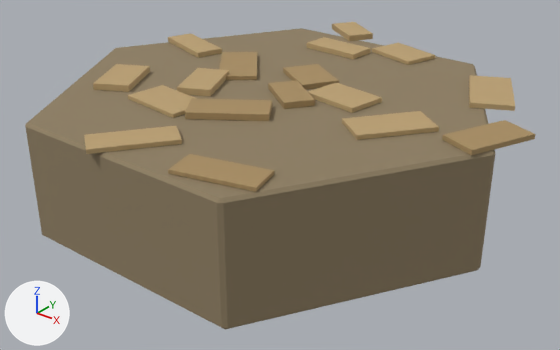
A saved change to the glTF model game/assets/modelos/lobby/tijolo-hex-c.glb.
Rendered twice from a camera (50 mm lens) standing at (1.95, -2.38, 1.09) and looking at (0.04, 0.01, -0.39). Every picture has the same lights, and +X, +Y and +Z are marked at lower left. The older version comes first. Vertices at exactly the same position are counted once.

The older version as bpy lines, for what is in view:
```python
me_tijolohexc = bpy.data.meshes.new('TijoloHexC')
me_tijolohexc.from_pydata(...)  # 172 vertices, 272 faces; spans x -0.99..1.06, y -0.9..1.04, z -0.5..0.02
# faces by material slot: [68, 72, 132]
me_tijolohexc.materials.append(mat_argamassa)  # brown #8f7f63
me_tijolohexc.materials.append(mat_tijolo_b)  # brown #a98e62
me_tijolohexc.materials.append(mat_tijolo_a)  # brown #bca173
ob_tijolohexc = bpy.data.objects.new('TijoloHexC', me_tijolohexc)
ob_tijolohexc.location = (0.0, 0.0, 0.0)
```
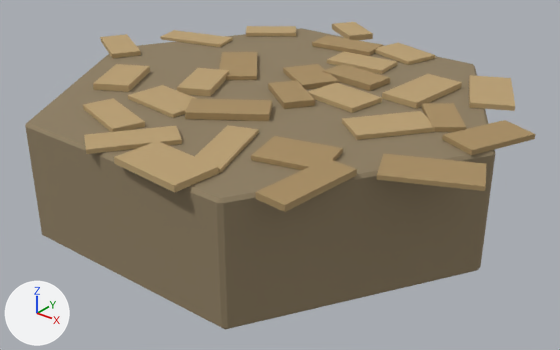
Where the change shows, as pixel boxes [x1, y1, x2, y2] in the pictures (560 x 350 px; the box of a moved part takes in the faces that stretch with it):
part 1 of me_tijolohexc, moved or reshaped: before [307, 37, 371, 59]; after [312, 35, 383, 56]
part 2 of me_tijolohexc, added (brown): after [323, 64, 390, 91]
part 3 of me_tijolohexc, added (brown): after [422, 103, 466, 132]
part 4 of me_tijolohexc, added (brown): after [377, 154, 486, 191]
part 5 of me_tijolohexc, added (brown): after [251, 136, 343, 170]
part 6 of me_tijolohexc, moved or reshaped: before [168, 33, 222, 58]; after [255, 158, 357, 212]
part 7 of me_tijolohexc, moved or reshaped: before [168, 154, 274, 192]; after [83, 98, 145, 132]
part 8 of me_tijolohexc, added (brown): after [114, 141, 219, 192]
part 9 of me_tijolohexc, added (brown): after [382, 74, 462, 109]
part 10 of me_tijolohexc, added (brown): after [100, 34, 141, 58]
part 11 of me_tijolohexc, added (brown): after [246, 26, 296, 36]
part 12 of me_tijolohexc, added (brown): after [327, 51, 398, 74]
part 13 of me_tijolohexc, added (brown): after [160, 30, 233, 47]
part 14 of me_tijolohexc, added (brown): after [195, 125, 259, 173]

What changed in the scene script:
```text
Change me_tijolohexc:
    remove me_tijolohexc.from_pydata(...)  # 172 vertices, 272 faces; spans x -0.99..1.06, y -0.9..1.04, z -0.5..0.02
    add me_tijolohexc.from_pydata(...)  # 260 vertices, 404 faces; spans x -1.13..1.1, y -0.92..1.04, z -0.5..0.02
    me_tijolohexc part 1: the loose piece of 8 vertices spanning x -0.26..0.04, y 0.56..0.71, z -0.01..0.02 is turned 10.4 degrees about the z axis through its middle and scaled by 1.08, then moved by (0.01, 0.07, 0.0), in mat_tijolo_b (brown #a98e62)
    me_tijolohexc part 2: the loose piece of 8 vertices spanning x 0.16..0.44, y -0.01..0.2, z -0.01..0.01 is copied, and the copy is scaled about its middle by (1.05, 0.791, 1.35), then moved by (-0.1, 0.23, 0.0), in mat_tijolo_b (brown #a98e62); it spans x 0.06..0.34, y 0.24..0.41, z -0.01..0.02
    me_tijolohexc part 3: the loose piece of 8 vertices spanning x 0.44..0.76, y -0.22..0.13, z -0.01..0.01 is copied, and the copy is turned 75 degrees about the z axis through its middle and scaled by 0.765, then moved by (0.12, 0.19, 0.0), in mat_tijolo_b (brown #a98e62); it spans x 0.59..0.84, y 0.01..0.28, z -0.01..0.01
    me_tijolohexc part 4: the loose piece of 8 vertices spanning x 0.81..1.06, y -0.09..0.24, z -0.01..0.01 is copied, and the copy is turned -42.7 degrees about the z axis through its middle and scaled by 1.14, then moved by (-0.02, -0.38, 0.0); it spans x 0.73..1.1, y -0.45..-0.15, z -0.01..0.01
    me_tijolohexc part 5: the loose piece of 8 vertices spanning x 0.16..0.44, y -0.01..0.2, z -0.01..0.01 is copied, and the copy is turned 22.6 degrees about the z axis through its middle and scaled by 1.04, then moved by (0.19, -0.56, 0.0), in mat_tijolo_b (brown #a98e62); it spans x 0.34..0.64, y -0.59..-0.35, z -0.01..0.01
    me_tijolohexc part 6: the loose piece of 8 vertices spanning x -0.86..-0.51, y 0.13..0.35, z -0.01..0.02 is turned 103.4 degrees about the z axis through its middle and scaled by 1.04, then moved by (1.34, -0.87, 0.0), in mat_tijolo_b (brown #a98e62)
    me_tijolohexc part 7: the loose piece of 8 vertices spanning x 0.21..0.55, y -0.83..-0.62, z -0.01..0.01 is turned -32.1 degrees about the z axis through its middle and scaled by 0.943, then moved by (-0.66, 0.11, 0.0), in mat_tijolo_a (brown #bca173)
    me_tijolohexc part 8: the loose piece of 8 vertices spanning x -0.39..-0.07, y -0.48..-0.27, z -0.01..0.01 is copied, and the copy is scaled about its middle by (1.04, 1.04, 1.6), then moved by (0.44, -0.44, 0.0); it spans x 0.05..0.37, y -0.92..-0.71, z -0.01..0.02
    me_tijolohexc part 9: the loose piece of 8 vertices spanning x 0.44..0.76, y -0.22..0.13, z -0.01..0.01 is copied, and the copy is turned 32.6 degrees about the z axis through its middle and scaled by 1.04, then moved by (-0.09, 0.4, 0.0); it spans x 0.41..0.61, y 0.18..0.53, z -0.01..0.02
    me_tijolohexc part 10: the loose piece of 8 vertices spanning x -0.86..-0.51, y 0.13..0.35, z -0.01..0.02 is copied, and the copy is turned -11.3 degrees about the z axis through its middle and scaled by 0.979, then moved by (-0.28, -0.23, 0.0); it spans x -1.13..-0.79, y -0.13..0.14, z -0.01..0.02
    me_tijolohexc part 11: the loose piece of 8 vertices spanning x -0.26..0.04, y 0.56..0.71, z -0.01..0.02 is copied, and the copy is turned 41.2 degrees about the z axis through its middle and scaled by 0.911, then moved by (-0.45, 0.04, 0.0); it spans x -0.7..-0.42, y 0.55..0.81, z -0.01..0.01
    me_tijolohexc part 12: the loose piece of 8 vertices spanning x -0.26..0.04, y 0.56..0.71, z -0.01..0.02 is copied, and the copy is turned 7.6 degrees about the z axis through its middle and scaled by 1.02, then moved by (0.21, -0.11, 0.0); it spans x -0.05..0.25, y 0.44..0.62, z -0.01..0.01
    me_tijolohexc part 13: the loose piece of 8 vertices spanning x -0.86..-0.51, y 0.13..0.35, z -0.01..0.02 is copied, and the copy is turned 32.9 degrees about the z axis through its middle and scaled by 1.06, then moved by (-0.08, 0.1, 0.0); it spans x -0.95..-0.59, y 0.23..0.45, z -0.01..0.01
    me_tijolohexc part 14: 8 vertices added at x 0.14..0.38, y -0.77..-0.39, z -0.01..0.01
```
